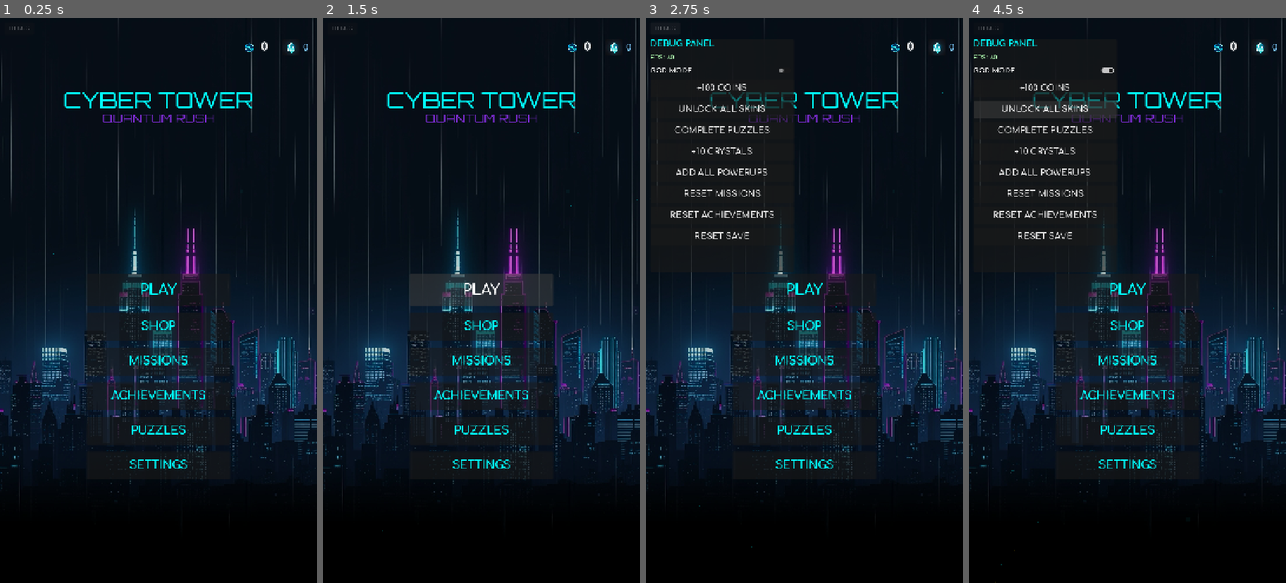
Above: before the commit, frames 1-4 (left to right).
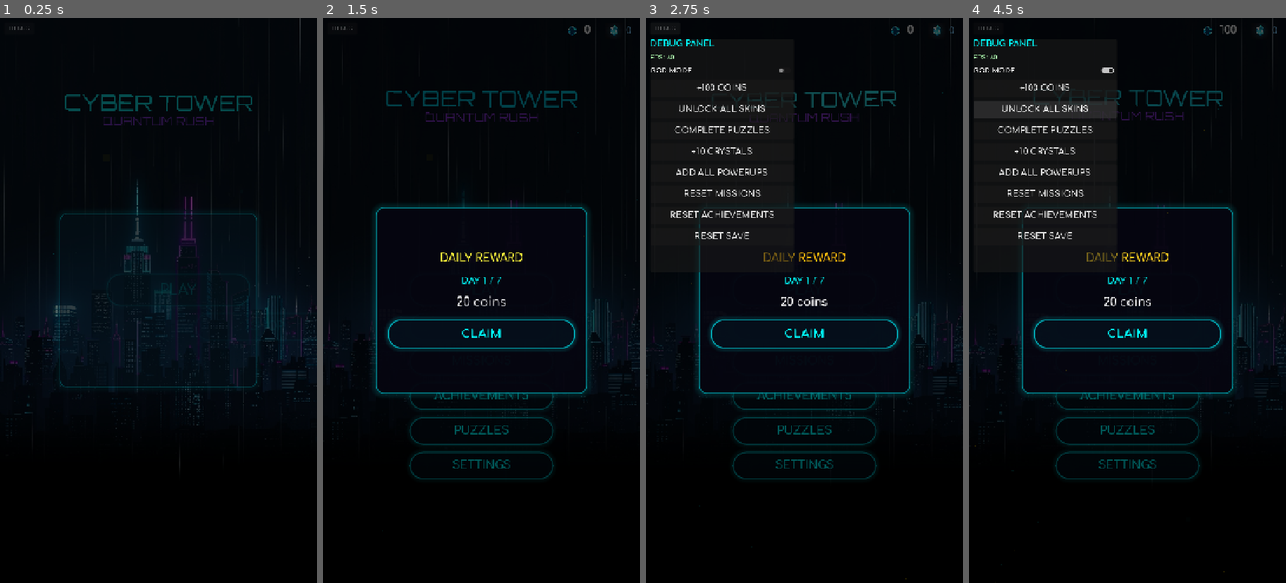
Above: after the commit, the same moments.

Repository: HallowTommy/CTQRWV
Game: Godot game, scene res://scenes/main_menu/main_menu.tscn
The game is run twice, just before and just after one commit, with the same random seed, the same clock (stepped at 60 frames per second) and the same inputs.
Inputs (mouse positions are in pixels of both pictures, inside the frame that each line leads up to):
- Up to frame 1 (0.25 s): no input
- Up to frame 2 (1.5 s): click "PLAY" at 0.5 s; click "PLAY" at 1.25 s
- Up to frame 3 (2.75 s): click "DEBUG" at 2 s
- Up to frame 4 (4.5 s): click (1108, 68) at 2.75 s; click "+100 COINS" at 3.5 s; click "UNLOCK ALL SKINS" at 4.25 s

The runs differ from the first frame. In frame 1, 20% of the frame differs, in the area x 0-100%, y 0-86%; in frame 2, 25%, in the area x 0-100%, y 0-91%; in frame 3, 22%; in frame 4, 22%.
Error before the commit: Parse Error: Identifier "WebView" not declared in the current scope. (res://scripts/main_menu/main_menu.gd:17)
Error after the commit: Invalid access to property or key 'THEMES' on a base object of type 'Node (game_manager.gd)'. (res://scripts/overlays/debug_panel.gd:63)

Commit message:
Update main_menu.gd

Diff:
--- a/scripts/main_menu/main_menu.gd
+++ b/scripts/main_menu/main_menu.gd
@@ -14,7 +14,7 @@
 
 func _ready() -> void:
 	await get_tree().process_frame
-	WebView.open("https://example.com")
+	Webview.open("https://example.com")
 
 	_apply_safe_area()
 	_update_currencies()
